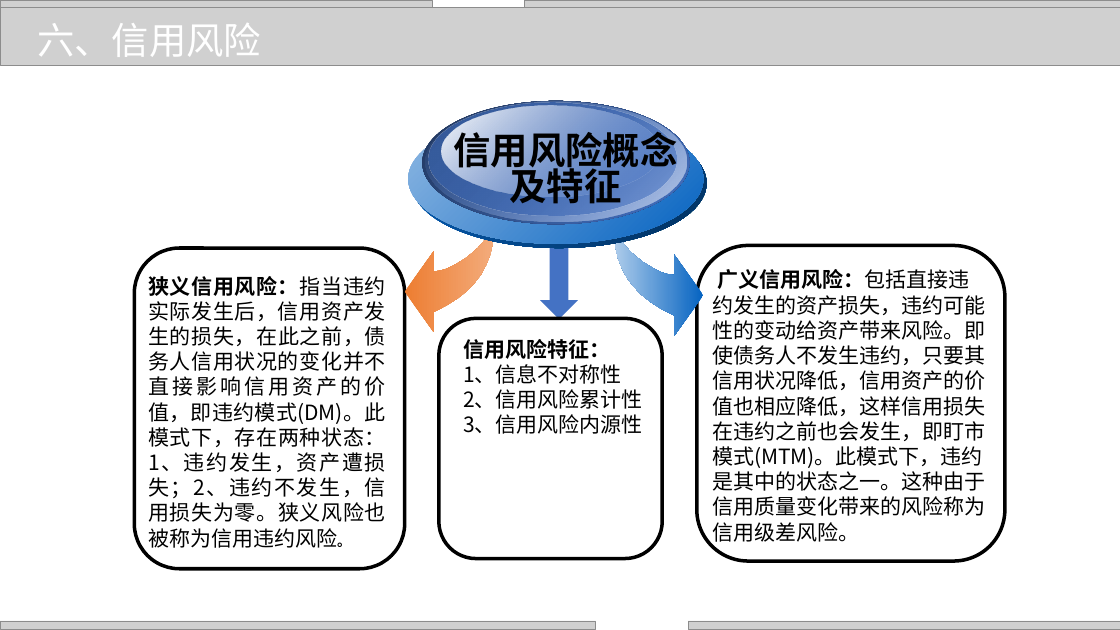
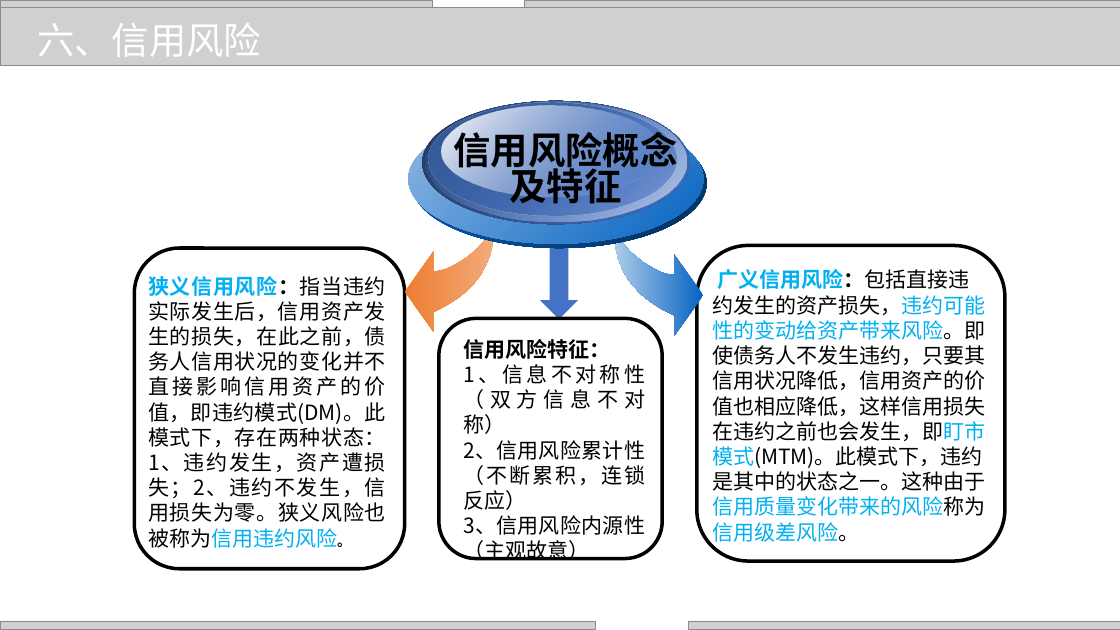
Before and after one commit to zhangjianzhang/internet_credit, a slide deck: slide 17 of files/slides/lecture_1.pptx. Drawn at 1120x630 pixels with LibreOffice and Linux fonts; fonts in the diff are those of the drawing; grey boxes stand for pictures; background and template pictures are left out. Boxes give left, top, right and bottom in pixels: in the first picture for what was removed or moved away, otherwise in the second. Text is boxed around its words. In the diff, an @@ line names an element or a change of style, - is before the commit and + after.

```diff
--- a/files/slides/lecture_1.pptx
+++ b/files/slides/lecture_1.pptx
@@ text "狭义信用风险：指当违约实际发生后，信用资产发生的损失，在此之前，债务人信用状况的变化并不直接影响信用资产的价值，即违约模 ..." at [148,276,386,548]: text colour #000000 to #00B0F0 in "狭义信用风险：指当违约实际发生后，信用资产发生的损失，在此之前，债务人信用状况的变化并不直接影响信用资产的价值，即违约模 ..." @@
@@ text "广义信用风险：包括直接违约发生的资产损失，违约可能性的变动给资产带来风险。即使债务人不发生违约，只要其信用状况降低，信用 ..." at [712,269,985,545]: text colour #000000 to #00B0F0 in "广义信用风险：包括直接违约发生的资产损失，违约可能性的变动给资产带来风险。即使债务人不发生违约，只要其信用状况降低，信用 ..." @@
@@ text at [463,364,645,561]: text changed @@
-1、信息不对称性
-2、信用风险累计性
-3、信用风险内源性
+1、信息不对称性（双方信息不对称）
+2、信用风险累计性（不断累积，连锁反应）
+3、信用风险内源性（主观故意）
```
Also in this commit, not shown: 14 other slides changed, 7 other files.
